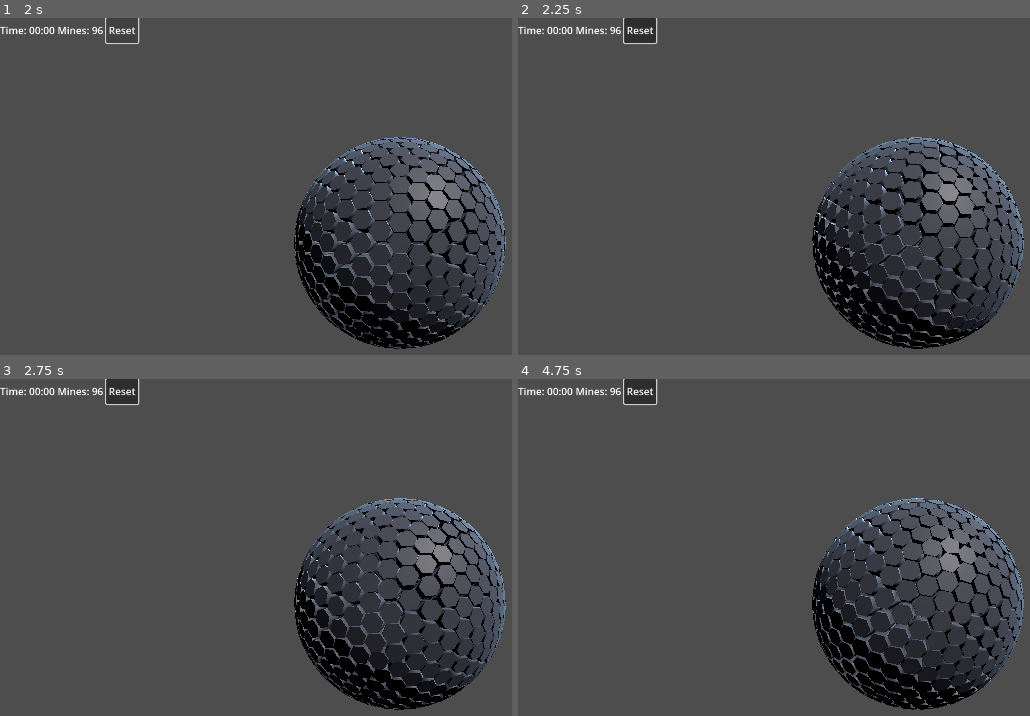
Above: before the commit, frames 1-4 (two rows, left to right).
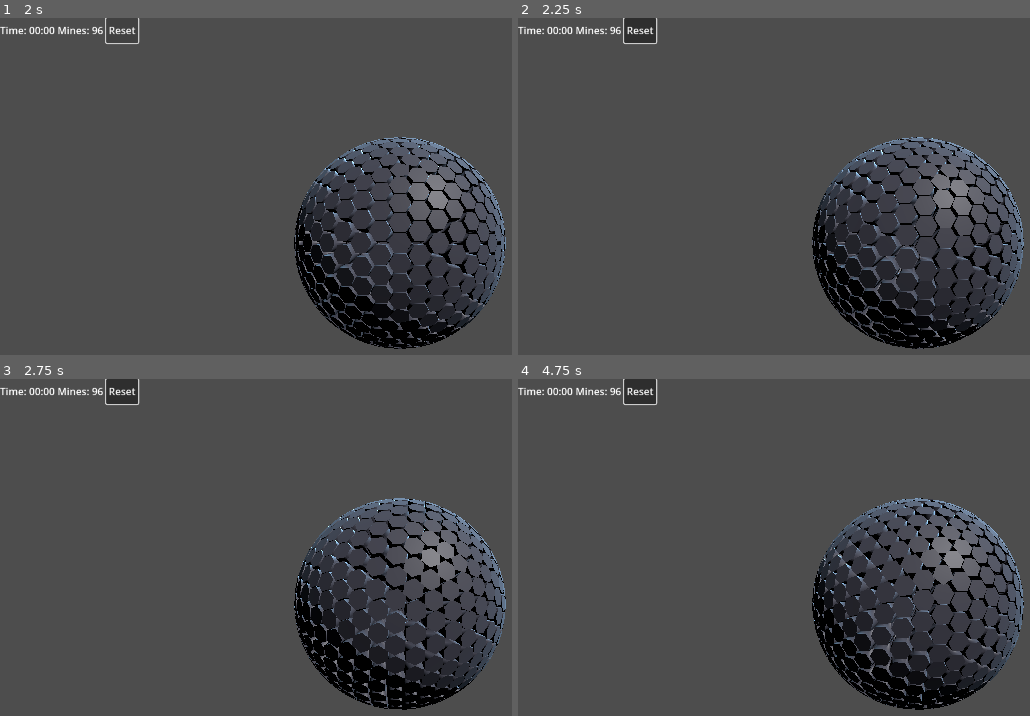
Above: after the commit, the same moments.

Repository: ROMUSKING/globesweeper3D
Game: Godot game, scene res://scenes/main.tscn
Two runs of this game, one before a commit and one after it. Both use one fixed random seed, a clock stepped at 60 frames per second and the inputs below.
Inputs (mouse positions are in pixels of both pictures, inside the frame that each line leads up to):
- Up to frame 1 (2 s): tap Enter at 0.5 s; move the mouse to (outside the picture) at 0.52 s; click (outside the picture) at 0.67 s; tap Space at 0.77 s; click "Reset" at 1.25 s
- Up to frame 2 (2.25 s): drag from (758, 264) to (876, 331) at 2.02 s
- Up to frame 3 (2.75 s): no input
- Up to frame 4 (4.75 s): move the mouse to (999, 503) at 2.77 s; click (999, 503) at 2.92 s; drag from (876, 692) to (676, 537) at 3.52 s; move the mouse to (outside the picture) at 4.27 s; click (outside the picture) at 4.42 s

Frame 1 is identical in both runs. In frame 2, 6.3% of the frame differs, in the area x 57-99%, y 35-99%; in frame 3, 6.6%; in frame 4, 6.9%.

Commit message:
Refactor interaction and main scripts: Enhance drag handling in interaction_manager.gd, implement time-based rotation in main.gd, and improve camera feel during globe manipulation.

Diff:
--- a/scripts/interaction_manager.gd
+++ b/scripts/interaction_manager.gd
@@ -58,31 +58,33 @@
 			zoom_changed.emit(1.0)
 			return
 
-		# Mouse Down
 		var tile_index = _get_tile_index_at(event.position)
-		_pressed_tile_index = tile_index
-		_mouse_down_pos = event.position
-		_is_dragging = false
 
+		# Mouse Down - Only start drag tracking on Left Click
+		if event.button_index == MOUSE_BUTTON_LEFT:
+			_pressed_tile_index = tile_index
+			_mouse_down_pos = event.position
+			_is_dragging = false
+
+		# Right click is instant/independent
 		if event.button_index == MOUSE_BUTTON_RIGHT and tile_index != -1:
 			tile_clicked.emit(tile_index, MOUSE_BUTTON_RIGHT)
 
 	else:
-		# Mouse Up
-		if not _is_dragging:
-			var tile_index = _get_tile_index_at(event.position)
-			# If we released on the same tile we pressed, it's a click
-			if tile_index != -1 and tile_index == _pressed_tile_index:
-				# Left click action
-				if event.button_index == MOUSE_BUTTON_LEFT:
+		# Mouse Up - Only handle Left Click release for drag/click logic
+		if event.button_index == MOUSE_BUTTON_LEFT:
+			if not _is_dragging:
+				var tile_index = _get_tile_index_at(event.position)
+				# If we released on the same tile we pressed, it's a click
+				if tile_index != -1 and tile_index == _pressed_tile_index:
 					tile_clicked.emit(tile_index, MOUSE_BUTTON_LEFT)
 
-		if _is_dragging:
-			_is_dragging = false
-			drag_ended.emit()
+			if _is_dragging:
+				_is_dragging = false
+				drag_ended.emit()
 
-		_pressed_tile_index = -1
-		_mouse_down_pos = Vector2.ZERO
+			_pressed_tile_index = -1
+			_mouse_down_pos = Vector2.ZERO
 
 func _handle_mouse_motion(event: InputEventMouseMotion) -> void:
 	# Hover is now handled in _physics_process
--- a/scripts/main.gd
+++ b/scripts/main.gd
@@ -39,8 +39,9 @@
 
 # Camera and Game Feel State
 var rotation_velocity: Vector2 = Vector2.ZERO
-const ROTATION_FRICTION: float = 0.95
+const ROTATION_FRICTION: float = 2.5 # Adjusted for time-based lerp
 const ROTATION_SENSITIVITY: float = 0.003
+var is_dragging_globe: bool = false
 var target_zoom: float = 60.0
 var current_zoom: float = 60.0
 const ZOOM_SPEED: float = 5.0
@@ -95,6 +96,8 @@
 	add_child(interaction_manager)
 	interaction_manager.tile_hovered.connect(_on_tile_hovered)
 	interaction_manager.tile_clicked.connect(_on_tile_clicked)
+	interaction_manager.drag_started.connect(func(): is_dragging_globe = true)
+	interaction_manager.drag_ended.connect(func(): is_dragging_globe = false)
 	interaction_manager.drag_active.connect(_on_globe_dragged)
 	interaction_manager.zoom_changed.connect(_on_zoom_changed)
 
@@ -142,11 +145,16 @@
 	update_performance_stats()
 
 func _process_camera_feel(delta):
-	# Apply rotation momentum
-	if rotation_velocity.length_squared() > 0.000001:
-		$Globe.rotate_y(rotation_velocity.x)
-		$Globe.rotate_x(rotation_velocity.y)
-		rotation_velocity *= ROTATION_FRICTION
+	# Apply rotation momentum only when not dragging
+	if not is_dragging_globe and rotation_velocity.length_squared() > 0.000001:
+		# Scale rotation by delta to maintain consistent speed across framerates
+		# Assuming velocity is captured as "movement per tick", we normalize with 60FPS reference
+		var frame_adjust = delta * 60.0
+		$Globe.rotate_y(rotation_velocity.x * frame_adjust)
+		$Globe.rotate_x(rotation_velocity.y * frame_adjust)
+
+		# Time-step independent friction
+		rotation_velocity = rotation_velocity.lerp(Vector2.ZERO, delta * ROTATION_FRICTION)
 
 		# Stop if very slow
 		if rotation_velocity.length() < 0.0001:
@@ -273,10 +281,14 @@
 		toggle_flag(tile)
 
 func _on_globe_dragged(relative: Vector2):
-	# Add momentum to rotation
+	# Direct manipulation
 	# Inverted controls: drag right -> globe rotates right
-	rotation_velocity.x += relative.x * ROTATION_SENSITIVITY
-	rotation_velocity.y += relative.y * ROTATION_SENSITIVITY
+	var drag_rot = relative * ROTATION_SENSITIVITY
+	$Globe.rotate_y(drag_rot.x)
+	$Globe.rotate_x(drag_rot.y)
+
+	# Store velocity for momentum on release
+	rotation_velocity = drag_rot
 
 func _on_zoom_changed(amount: float):
 	target_zoom += amount * 5.0
Not shown, changed: .github/copilot-instructions.md
Not shown, changed: IMPROVEMENT_PLAN.md
Not shown, removed: PHASE5_PLAN.md
Not shown, changed: PROGRESS_REPORT.md
